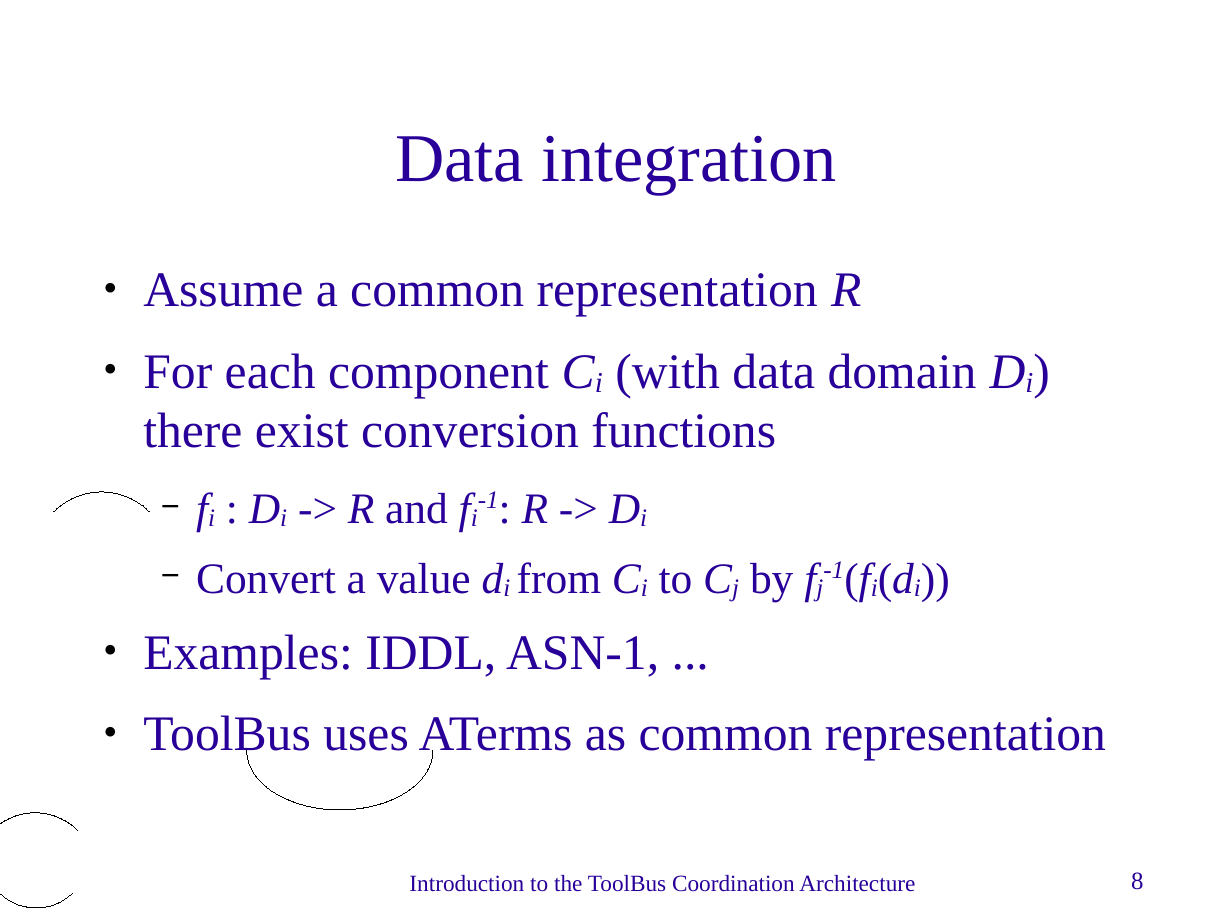
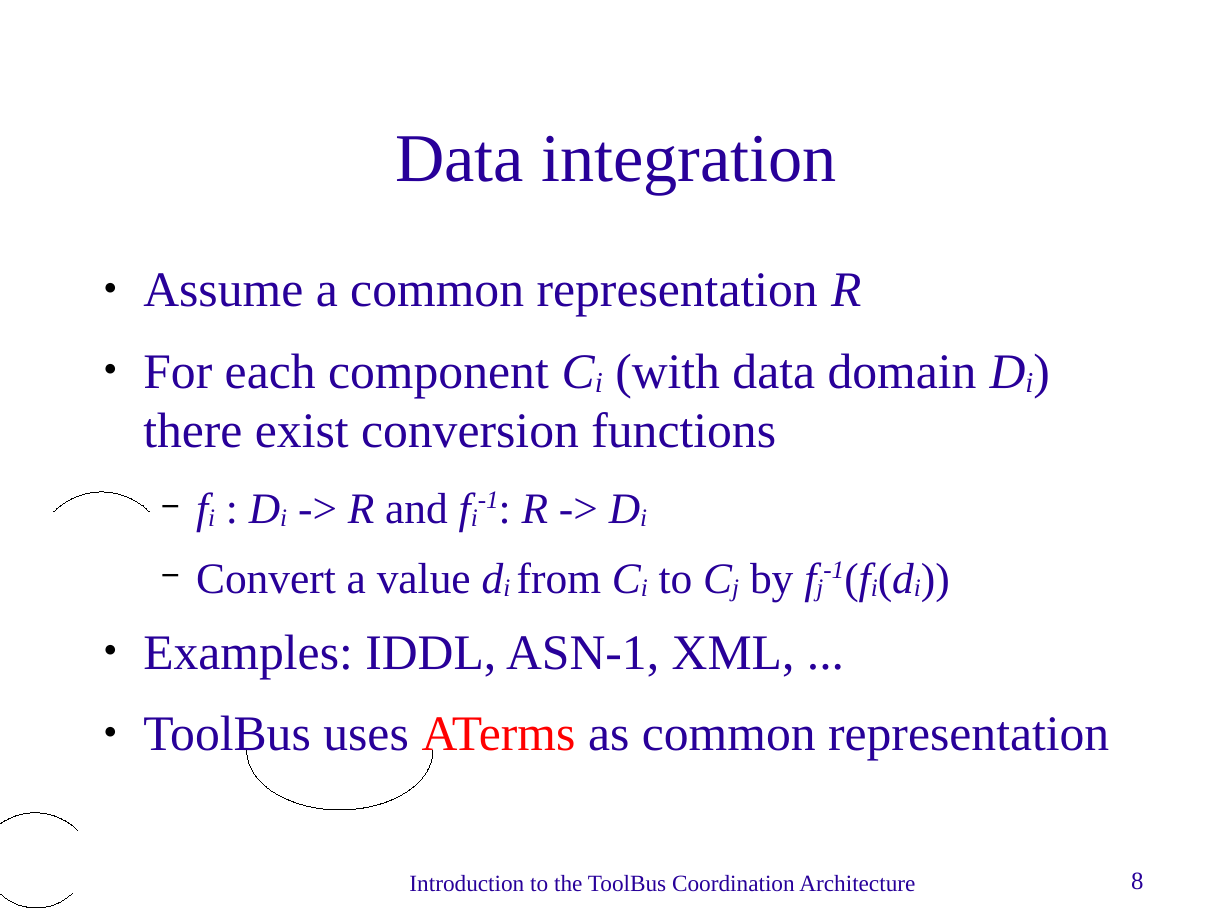
Before and after one commit to cwi-swat/meta-environment, a slide deck: slide 8 of meta-doc/technology/toolbus-intro/toolbus-intro.odp. Drawn at 1232x924 pixels with LibreOffice and Linux fonts; fonts in the diff are those of the drawing; background and template pictures are left out. Boxes give left, top, right and bottom in pixels: in the first picture for what was removed or moved away, otherwise in the second. Text is boxed around its words. In the diff, an @@ line names an element or a change of style, - is before the commit and + after.

Commit message:
Updated and extended ToolBus slides

```diff
--- a/meta-doc/technology/toolbus-intro/toolbus-intro.odp
+++ b/meta-doc/technology/toolbus-intro/toolbus-intro.odp
@@ text at bbox=[143, 634, 795, 679]: text changed @@
-● Examples: IDDL, ASN-1, ...
+● Examples: IDDL, ASN-1, XML, ...
@@ text at bbox=[143, 715, 1109, 760]: text colour #280099 to #FF0000 in "ATerms" @@
```
Also in this commit, not shown: 28 other slides changed, 69 slides added, 5 slides removed, 1 other file.
